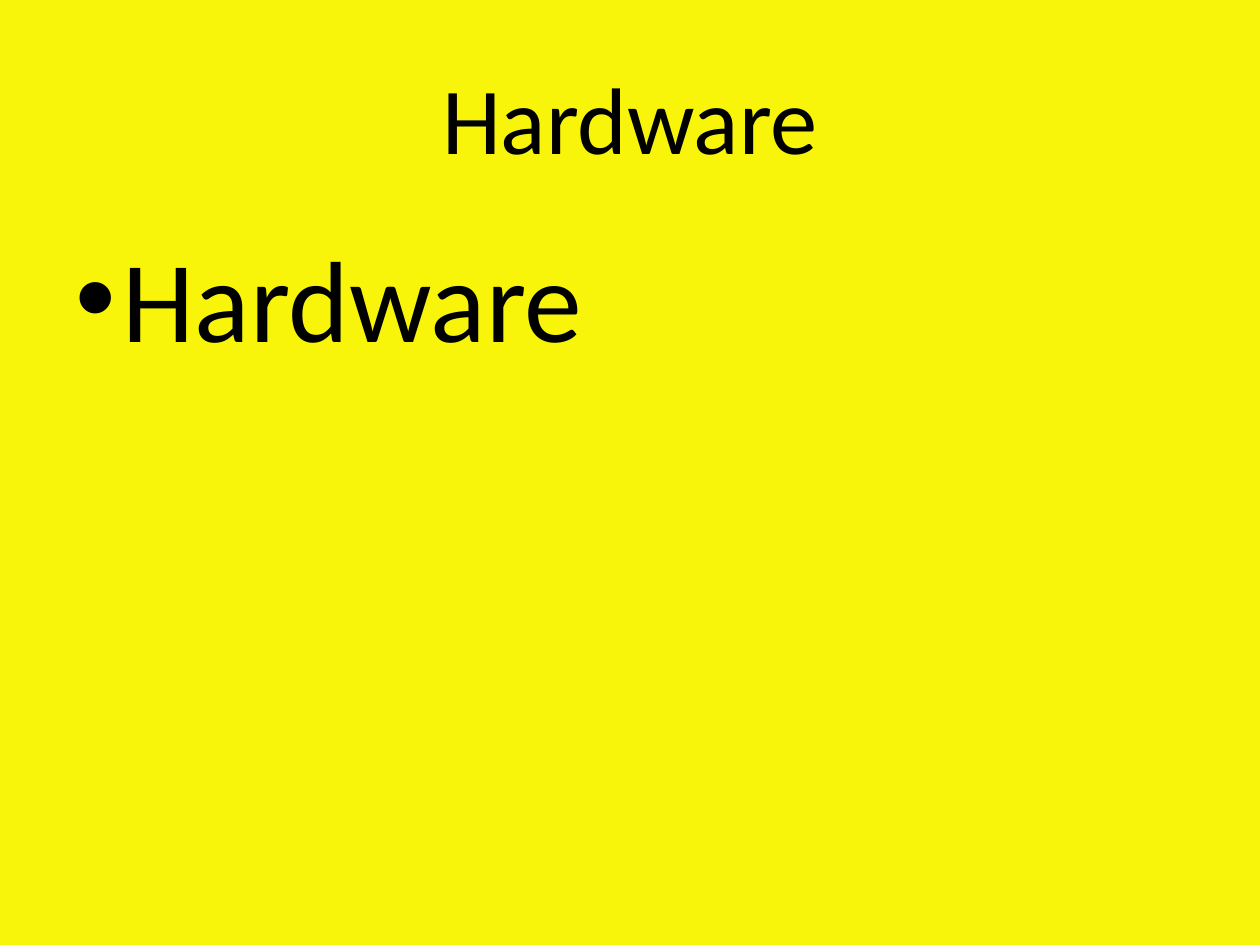
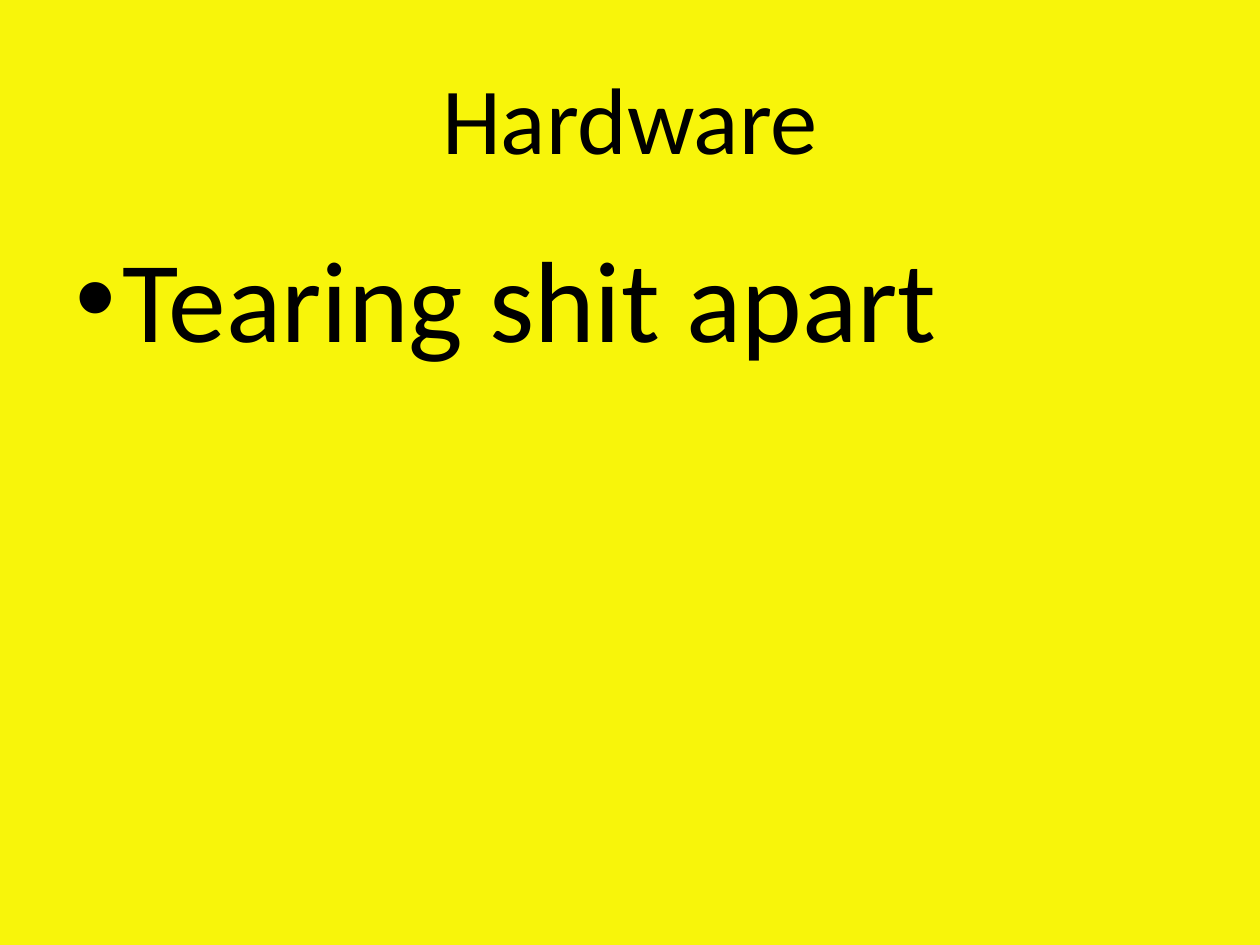
Before and after one commit to jwarshaw/RaspberryDrive, a slide deck: slide 4 of PowerPoint - Raspberry Drive.pptx. Drawn at 1260x945 pixels with LibreOffice and Linux fonts; fonts in the diff are those of the drawing. Boxes give left, top, right and bottom in pixels: in the first picture for what was removed or moved away, otherwise in the second. Text is boxed around its words. In the diff, an @@ line names an element or a change of style, - is before the commit and + after.

```diff
--- a/PowerPoint - Raspberry Drive.pptx
+++ b/PowerPoint - Raspberry Drive.pptx
@@ text at (123, 261, 936, 362): text changed @@
-• Hardware
+• Tearing shit apart
```
Also in this commit, not shown: 5 other slides changed, 7 slides added, 1 other file.
